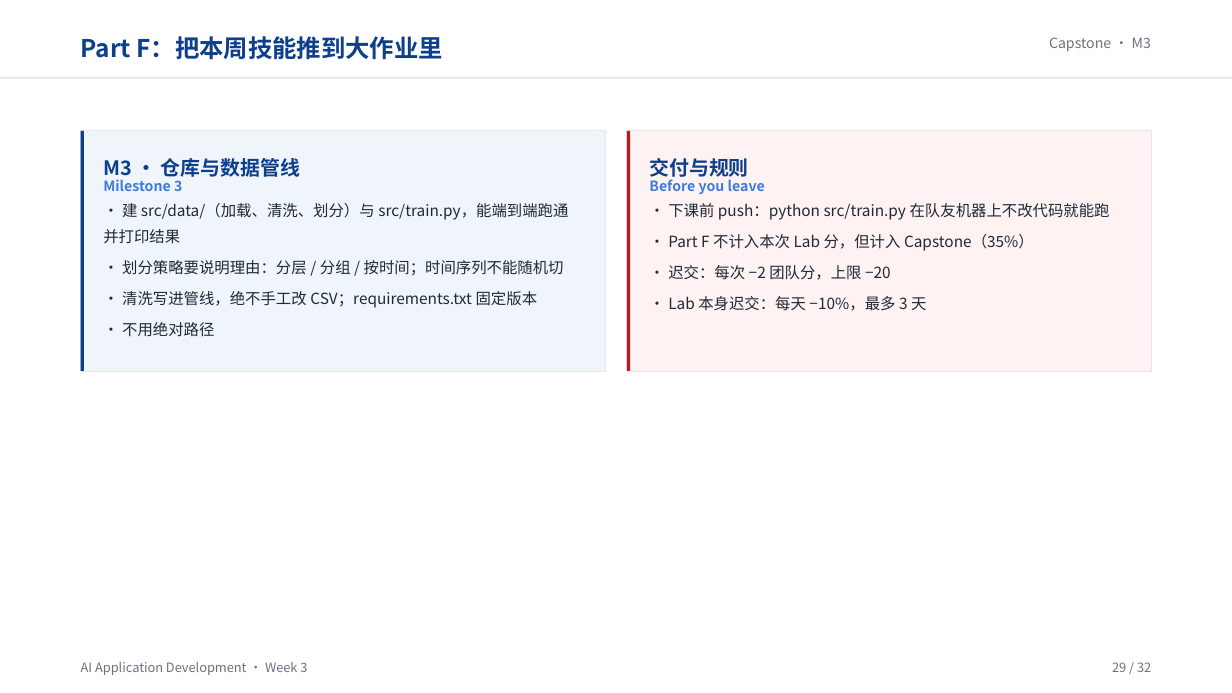
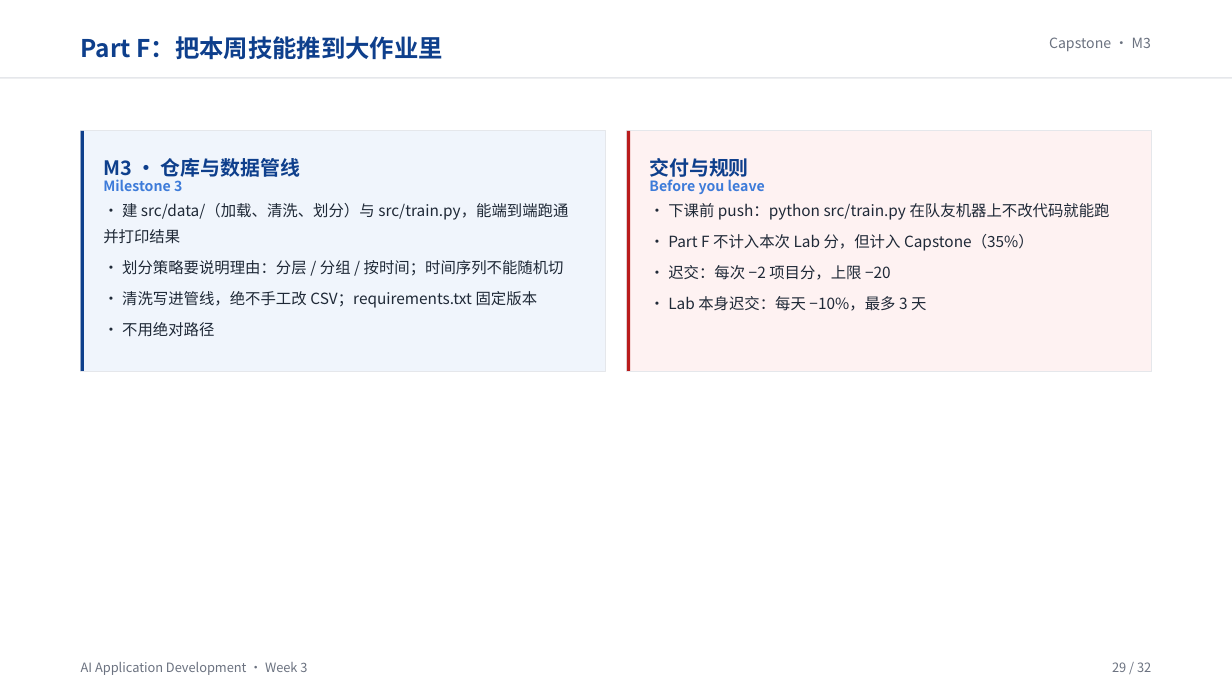
Before and after one commit to klausren/ai-application-development, a slide deck: slide 29 of lectures/week-03/lecture-zh.pptx. Drawn at 1232x693 pixels with LibreOffice and Linux fonts; fonts in the diff are those of the drawing. Boxes give left, top, right and bottom in pixels: in the first picture for what was removed or moved away, otherwise in the second. Text is boxed around its words. In the diff, an @@ line names an element or a change of style, - is before the commit and + after.

Commit message:
feat: convert capstone from 3-person team to individual project
Project type change: 团队项目 → 个人项目 (per user request 2026-09-08).

Scoring (kept the prior 70/30 split, swapped meaning):
  - Project score (100 → 70%): the artefact you build
  - Defence & process score (100 → 30%): W16 defence + git/DEVLOG + retro + AI use

File changes (renames via git mv preserve history):
  rubric-team.md      → rubric-project.md
  rubric-individual.md→ rubric-defence.md
  team-agreement-template.md → project-plan-template.md

New:
  templates/DEVLOG.md — weekly 4-line dev log (did/result/next/blocked)
  rubric-defence §2: DEVLOG.md evidence replaces peer-evaluation evidence

What replaced peer review:
  - Weekly DEVLOG.md (4 lines, fixed format) graded in §2
  - 3 instructor checkpoints: W4 (metric/target), W8 (midterm), W12 (scope)
  - Classmate demo feedback at W16 kept as optional, non-graded
  - 3-week silence → mandatory check-in; second trigger caps §2 at 18/30

Scope adjustments for one person:
  - MVP vs stretch table added to capstone/README §3.5
  - Interface bar lowered: documented one-command CLI earns Good; API+Docker
    is Excellent; deployed URL is stretch (bonus +3)
  - Cut list is now a required part of PROJECT_PLAN.md
  - W14 milestone: packaging + one-command run (Docker optional)
  - W16 demo day: per-student 5-min demo + 8-min individual defence

Cross-repo updates:
  - 16 lab handouts: '−2 team points' → '−2 project points'; W1 Part F
    rewritten for solo setup; W8/W10/W12/W16 'team' wording de-teamed
  - week-03 lesson plans: 'teammate's machine' test → fresh-clone test
  - week-03 deck spec rebuilt, decks re-rendered (32pp, no SVG)
  - syllabus.md, README.md: assessment table + capstone section rewritten
  - projects/README.md: new split diagram, removed 'peer coefficient' copy

```diff
--- a/lectures/week-03/lecture-zh.pptx
+++ b/lectures/week-03/lecture-zh.pptx
@@ text at <box>668,265,891,280</box>: text changed @@
-• 迟交：每次 −2 团队分，上限 −20
+• 迟交：每次 −2 项目分，上限 −20
```
Also in this commit, not shown: 33 other files.
